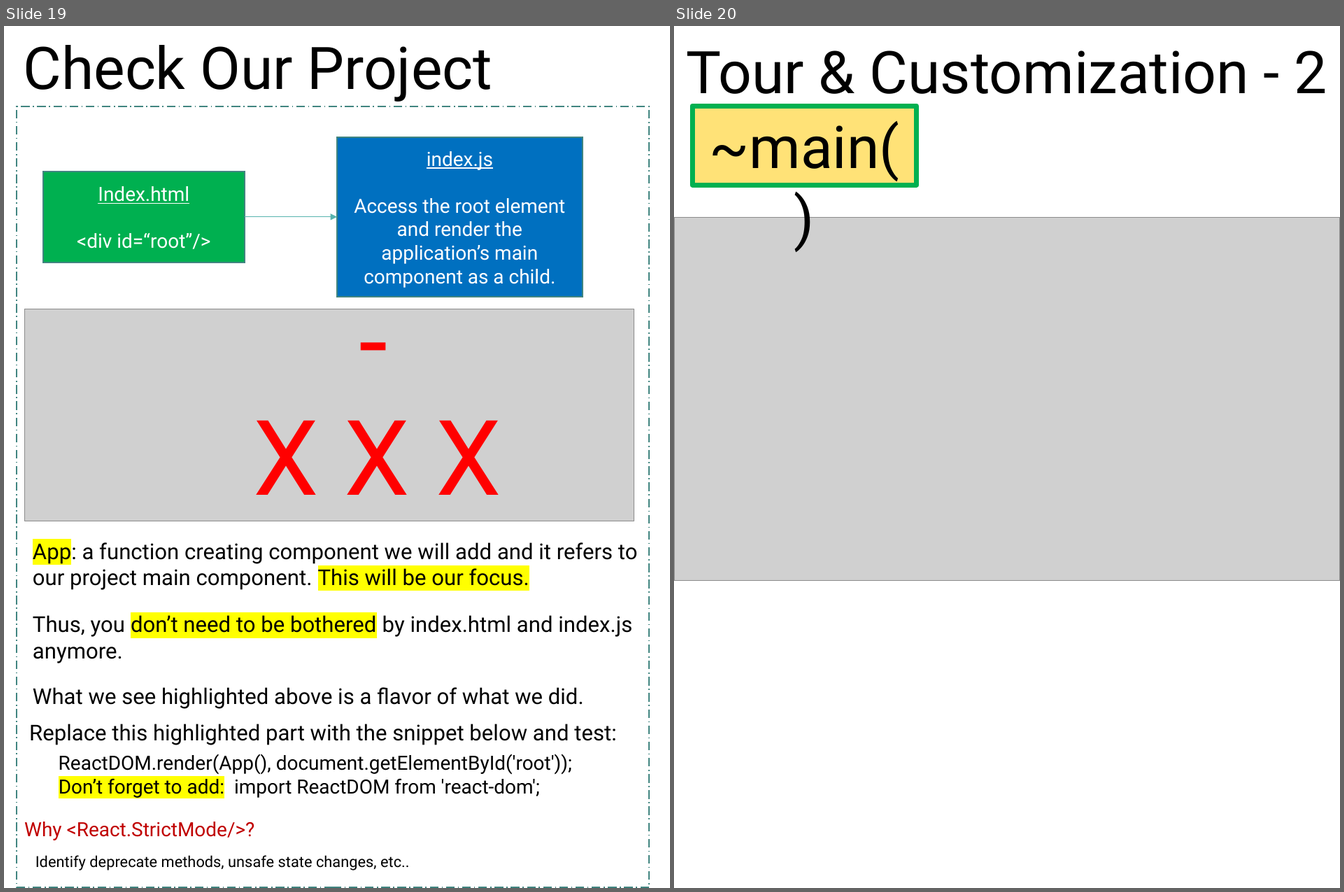
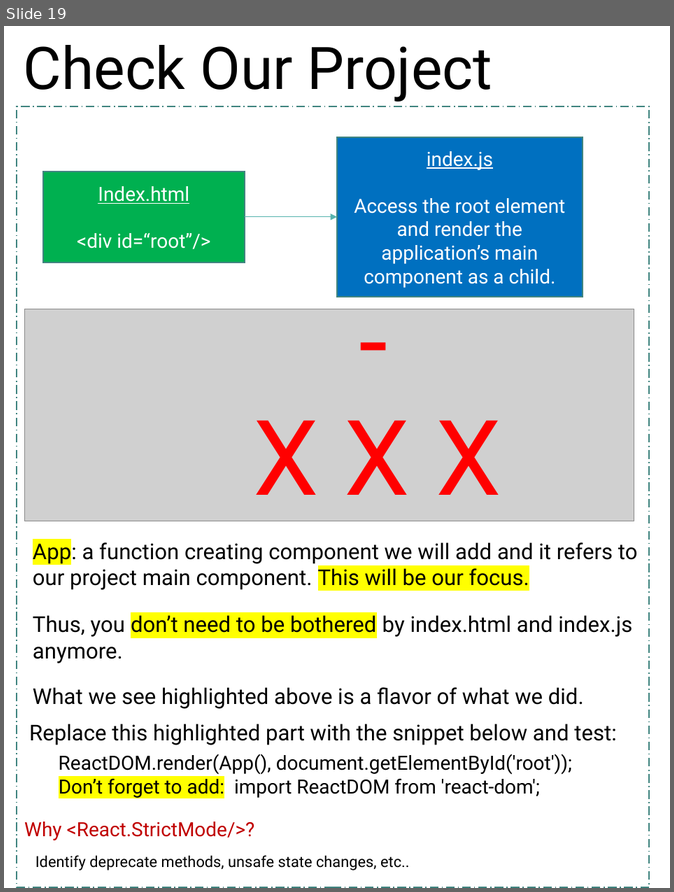
Before and after one commit to scorpion0511/mytracker, a slide deck: doc/React.pptx. Shown side by side, each under a label of ours: slides 19 and 20 before the commit, slide 19 after it. The pictures are 1344x892 and 674x892 pixels, drawn with LibreOffice and Linux fonts; fonts in the diff are those of the drawing; grey boxes stand for pictures. Boxes give left, top, right and bottom in pixels: in the first picture for what was removed or moved away, otherwise in the second. Text is boxed around its words. In the diff, an @@ line names an element or a change of style, - is before the commit and + after.

```diff
--- a/doc/React.pptx
+++ b/doc/React.pptx
@@ slide 20 removed at (674, 26, 1340, 888), background #FFFFFF @@
@@ text removed at (686, 50, 1328, 107) @@
-Tour & Customization - 2
@@ rectangle removed at (692, 106, 916, 185) @@
-~main()
@@ picture removed at (674, 217, 1340, 581) @@
```
Also in this commit, not shown: 1 slide changed, 5 slides added, 2 other slides removed.
